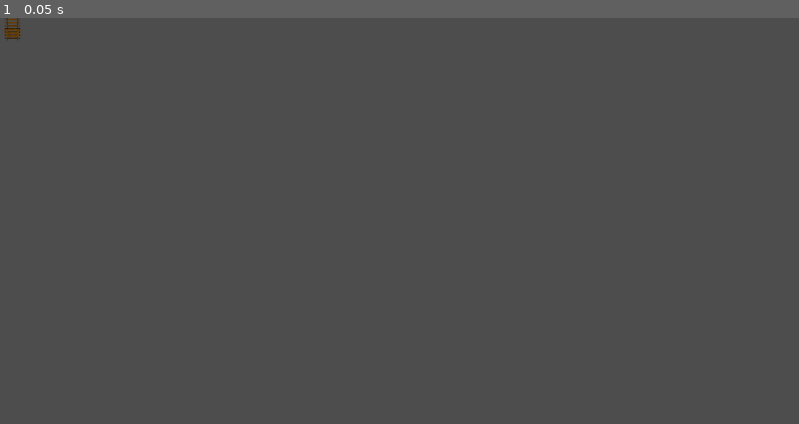
Above: before the commit, frame 1.
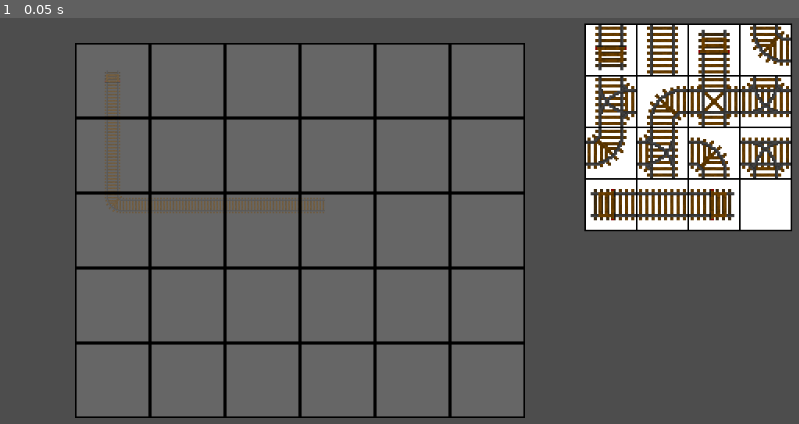
Above: after the commit, the same moment.

Repository: Deadlocz/UOL-Game-Jam-13
Game: Godot game, scene res://Level/level.tscn
The game is run twice, just before and just after one commit, with the same random seed, the same clock (stepped at 60 frames per second) and the same inputs. Before the commit the project starts from res://TileHolder/TrackTile/Tile.tscn.
Inputs:
- Up to frame 1 (0.05 s): no input

The runs differ from the first frame. In frame 1, 64% of the frame differs, in the area x 0-100%, y 0-99%.

Commit message:
Auto stash before merge of "main" and "origin/main"

Diff:
--- a/train-track-manic/Level/level.gd
+++ b/train-track-manic/Level/level.gd
@@ -12,17 +12,19 @@
 
 func _ready() -> void:
 	gridSize = Vector2(grid.cellWidth, grid.cellHeight)
+	Event.create_new_tile.connect(create_new)
 
 func _input(event):
 	# showcase only
 	if event is InputEventMouseButton:
-		if event.button_index == MOUSE_BUTTON_LEFT and event.pressed and not object:
-			var newPlacement = OBJECT.instantiate()
-			add_child(newPlacement)
-			newPlacement.global_position = get_global_mouse_position()
-			object = newPlacement
-		elif event.button_index == MOUSE_BUTTON_LEFT and event.pressed and isValid:
+		if event.button_index == MOUSE_BUTTON_LEFT and event.pressed and isValid:
 			_place_placement(objectCell)
+
+func create_new(object1):
+	var newPlacement = object1.instantiate()
+	add_child(newPlacement)
+	newPlacement.global_position = get_global_mouse_position()
+	object = newPlacement
 
 func _on_grid_gui_input(event):
 	if event is InputEventMouseMotion:
--- a/train-track-manic/Level/level.tscn
+++ b/train-track-manic/Level/level.tscn
@@ -5,6 +5,7 @@
 [ext_resource type="PackedScene" uid="uid://bo1cpe7ekrm1q" path="res://grid_map/Grid.tscn" id="2_d6qko"]
 [ext_resource type="TileSet" uid="uid://chqweth4bxyll" path="res://Level/ground.tres" id="3_22cqp"]
 [ext_resource type="TileSet" uid="uid://da6we7qbqf3cf" path="res://Level/accessoire.tres" id="4_wqlfs"]
+[ext_resource type="PackedScene" uid="uid://d5ryhf3lp2yi" path="res://TileHolder/TrackHolder.tscn" id="6_nk1il"]
 
 [node name="Level" type="Node2D" unique_id=1004307011]
 script = ExtResource("1_nk1il")
@@ -32,8 +33,13 @@
 grow_vertical = 1
 theme_override_constants/h_separation = 0
 theme_override_constants/v_separation = 0
-columns = 5
+columns = 6
+width = 6
 cellWidth = 96
 cellHeight = 96
 
+[node name="Holder" parent="." unique_id=91845701 instance=ExtResource("6_nk1il")]
+position = Vector2(748, 7)
+scale = Vector2(2, 2)
+
 [connection signal="gui_input" from="Grid" to="." method="_on_grid_gui_input"]
--- a/train-track-manic/TileHolder/TrackHolder.tscn
+++ b/train-track-manic/TileHolder/TrackHolder.tscn
@@ -10,6 +10,7 @@
 self_modulate = Color(0.06469653, 0.06469653, 0.06469653, 1)
 offset_right = 133.0
 offset_bottom = 133.0
+mouse_filter = 2
 color = Color(0.16206557, 0.1620656, 0.16206557, 1)
 
 [node name="GridContainer" type="GridContainer" parent="ColorRect" unique_id=1232008429]
@@ -19,6 +20,7 @@
 offset_top = 1.0
 offset_right = 132.0
 offset_bottom = 132.0
+mouse_filter = 2
 theme_override_constants/h_separation = 1
 theme_override_constants/v_separation = 1
 columns = 4
@@ -26,64 +28,80 @@
 [node name="ColorRect3" type="ColorRect" parent="ColorRect/GridContainer" unique_id=462064368]
 custom_minimum_size = Vector2(32, 32)
 layout_mode = 2
+mouse_filter = 2
 
 [node name="ColorRect4" type="ColorRect" parent="ColorRect/GridContainer" unique_id=598118667]
 custom_minimum_size = Vector2(32, 32)
 layout_mode = 2
+mouse_filter = 2
 
 [node name="ColorRect5" type="ColorRect" parent="ColorRect/GridContainer" unique_id=136908174]
 custom_minimum_size = Vector2(32, 32)
 layout_mode = 2
+mouse_filter = 2
 
 [node name="ColorRect6" type="ColorRect" parent="ColorRect/GridContainer" unique_id=893068502]
 custom_minimum_size = Vector2(32, 32)
 layout_mode = 2
+mouse_filter = 2
 
 [node name="ColorRect7" type="ColorRect" parent="ColorRect/GridContainer" unique_id=1780902224]
 custom_minimum_size = Vector2(32, 32)
 layout_mode = 2
+mouse_filter = 2
 
 [node name="ColorRect8" type="ColorRect" parent="ColorRect/GridContainer" unique_id=2047864882]
 custom_minimum_size = Vector2(32, 32)
 layout_mode = 2
+mouse_filter = 2
 
 [node name="ColorRect9" type="ColorRect" parent="ColorRect/GridContainer" unique_id=1743204106]
 custom_minimum_size = Vector2(32, 32)
 layout_mode = 2
+mouse_filter = 2
 
 [node name="ColorRect10" type="ColorRect" parent="ColorRect/GridContainer" unique_id=394658381]
 custom_minimum_size = Vector2(32, 32)
 layout_mode = 2
+mouse_filter = 2
 
 [node name="ColorRect11" type="ColorRect" parent="ColorRect/GridContainer" unique_id=461181575]
 custom_minimum_size = Vector2(32, 32)
 layout_mode = 2
+mouse_filter = 2
 
 [node name="ColorRect12" type="ColorRect" parent="ColorRect/GridContainer" unique_id=1170428533]
 custom_minimum_size = Vector2(32, 32)
 layout_mode = 2
+mouse_filter = 2
 
 [node name="ColorRect13" type="ColorRect" parent="ColorRect/GridContainer" unique_id=978200177]
 custom_minimum_size = Vector2(32, 32)
 layout_mode = 2
+mouse_filter = 2
 
 [node name="ColorRect14" type="ColorRect" parent="ColorRect/GridContainer" unique_id=1985866709]
 custom_minimum_size = Vector2(32, 32)
 layout_mode = 2
+mouse_filter = 2
 
 [node name="ColorRect15" type="ColorRect" parent="ColorRect/GridContainer" unique_id=492618664]
 custom_minimum_size = Vector2(32, 32)
 layout_mode = 2
+mouse_filter = 2
 
 [node name="ColorRect16" type="ColorRect" parent="ColorRect/GridContainer" unique_id=1567643134]
 custom_minimum_size = Vector2(32, 32)
 layout_mode = 2
+mouse_filter = 2
 
 [node name="ColorRect" type="ColorRect" parent="ColorRect/GridContainer" unique_id=1423973234]
 show_behind_parent = true
 custom_minimum_size = Vector2(32, 32)
 layout_mode = 2
+mouse_filter = 2
 
 [node name="ColorRect2" type="ColorRect" parent="ColorRect/GridContainer" unique_id=1202392104]
 custom_minimum_size = Vector2(32, 32)
 layout_mode = 2
+mouse_filter = 2
--- a/train-track-manic/TileHolder/TrackTile/Tile.tscn
+++ b/train-track-manic/TileHolder/TrackTile/Tile.tscn
@@ -116,12 +116,25 @@
 "speed": 5.0
 }]
 
+[sub_resource type="RectangleShape2D" id="RectangleShape2D_3da05"]
+size = Vector2(32, 32)
+
 [node name="TrackTile" type="Sprite2D" unique_id=391364208]
 script = ExtResource("1_bjtlh")
 
 [node name="TrackTypes" type="AnimatedSprite2D" parent="." unique_id=1622758388]
 unique_name_in_owner = true
 sprite_frames = SubResource("SpriteFrames_5gaxt")
+frame = 12
+frame_progress = 0.7281339
 centered = false
 
 [node name="TileMapLayer" type="TileMapLayer" parent="TrackTypes" unique_id=242064565]
+
+[node name="Area2D" type="Area2D" parent="." unique_id=1014110431]
+
+[node name="CollisionShape2D" type="CollisionShape2D" parent="Area2D" unique_id=745536085]
+position = Vector2(16, 16)
+shape = SubResource("RectangleShape2D_3da05")
+
+[connection signal="input_event" from="Area2D" to="." method="_on_area_2d_input_event"]
--- a/train-track-manic/TileHolder/TrackTile/TileAction.gd
+++ b/train-track-manic/TileHolder/TrackTile/TileAction.gd
@@ -2,6 +2,7 @@
 
 var tile_type:int
 @export var rect: Rect2
+@export var level: Node2D
 
 # constructor for setting the tile type
 # func _init(type:int) -> void:
@@ -37,6 +38,7 @@
 	modulate.a = 1
 
 
-func _input(event: InputEvent) -> void:
-	if event.is_action_pressed("click"):
+func _on_area_2d_input_event(viewport: Node, event: InputEvent, shape_idx: int) -> void:
+	if event is InputEventMouseButton and event.is_pressed():
 		print("clicked")
+		Event.create_new_tile.emit(preload("res://TileHolder/TrackTile/Tile.tscn"))
--- a/train-track-manic/TileHolder/track_holder.gd
+++ b/train-track-manic/TileHolder/track_holder.gd
@@ -17,6 +17,8 @@
 
 
 
+
+
 # Called every frame. 'delta' is the elapsed time since the previous frame.
 func _process(delta: float) -> void:
 	pass
--- /dev/null
+++ b/train-track-manic/event_bus.gd
@@ -0,0 +1,4 @@
+extends Node
+
+
+signal create_new_tile(tile_type: Resource)
--- a/train-track-manic/project.godot
+++ b/train-track-manic/project.godot
@@ -11,14 +11,19 @@
 [application]
 
 config/name="TrainTrackManic"
-run/main_scene="uid://toyrxvks063b"
+run/main_scene="uid://k0o5jkpt3rxt"
 config/features=PackedStringArray("4.6", "Forward Plus")
 config/icon="res://icon.svg"
+
+[autoload]
+
+Event="*uid://0u4jjeotrnq4"
 
 [display]
 
 window/size/viewport_width=1024
 window/size/viewport_height=576
+window/stretch/mode="viewport"
 
 [input]
 
Not shown, added: train-track-manic/event_bus.gd.uid
